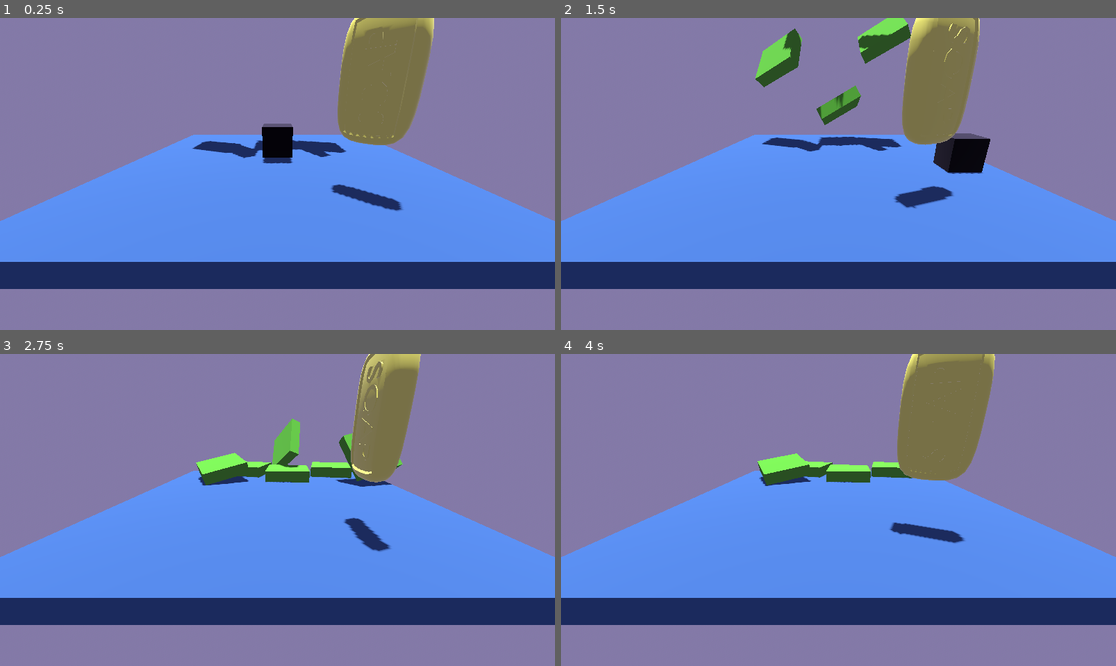
Above: before the commit, frames 1-4 (two rows, left to right).
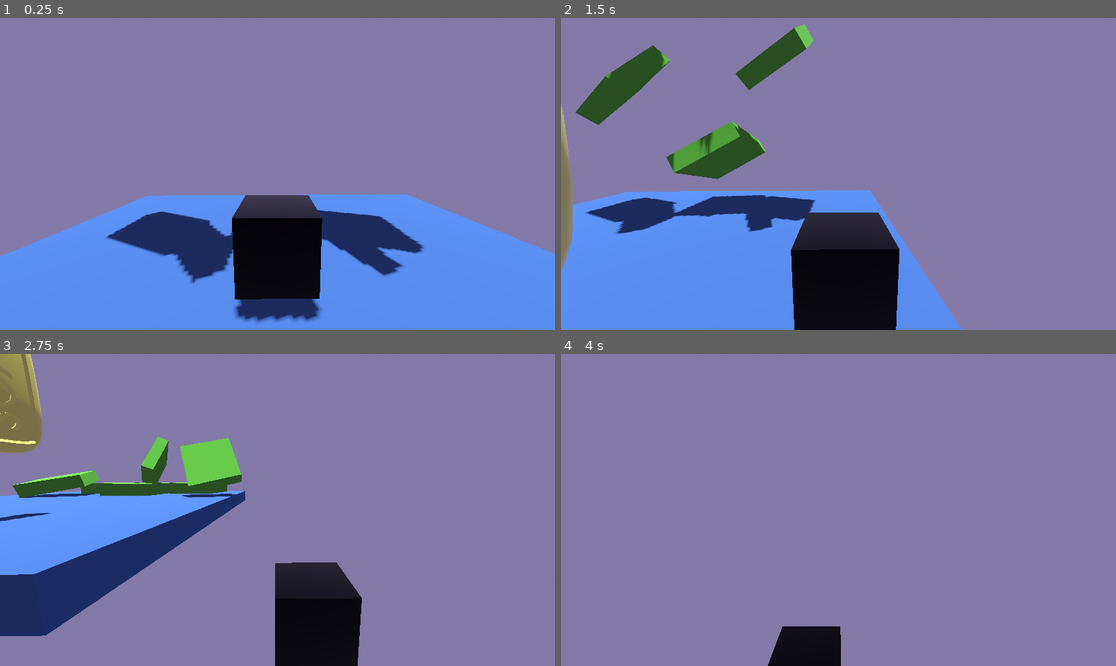
Above: after the commit, the same moments.

Repository: CocolinoFan/TuxsEscape
Game: Godot game, scene res://scenes/Level1.tscn
The game is run twice, just before and just after one commit, with the same random seed, the same clock (stepped at 60 frames per second) and the same inputs. The project has no main scene, so this scene is started directly.
Inputs:
- Up to frame 1 (0.25 s): no input
- Up to frame 2 (1.5 s): tap Enter (ui_accept) at 0.5, 0.77 s; hold Right (ui_right) 0.53-1.28 s; hold Down (ui_down) from 1.28 s (still down)
- Up to frame 3 (2.75 s): tap Enter (ui_accept) at 1.52 s; release Down (ui_down) at 2.03 s; hold Right (ui_right) from 2.03 s (still down)
- Up to frame 4 (4 s): release Right (ui_right) at 2.78 s; hold Up (ui_up) 2.78-3.53 s; tap Enter (ui_accept) at 3.02, 3.77 s; hold Left (ui_left) from 3.53 s (still down)

The runs differ from the first frame. In frame 1, 50% of the frame differs, in the area x 0-100%, y 0-100%; in frame 2, 52%; in frame 3, 49%; in frame 4, 48%.

Commit message:
Added better camera to follow Tux

Diff:
--- a/scenes/Level1.tscn
+++ b/scenes/Level1.tscn
@@ -19,9 +19,6 @@
 
 [node name="WorldEnvironment" type="WorldEnvironment" parent="."]
 environment = ExtResource("1_u673u")
-
-[node name="Camera3D" type="Camera3D" parent="."]
-transform = Transform3D(1, 0, 0, 0, 0.9355, 0.353328, 0, -0.353328, 0.9355, 0, 2.08386, 7.15546)
 
 [node name="DirectionalLight3D" type="DirectionalLight3D" parent="."]
 transform = Transform3D(0.93251, -0.361115, 0.00455019, -0.0372086, -0.0835365, 0.99581, -0.359222, -0.928772, -0.0913352, 3.2587, 3.43515, -0.122343)
--- a/scenes/tux.gd
+++ b/scenes/tux.gd
@@ -9,6 +9,7 @@
 
 
 func _physics_process(delta):
+
 	# Add the gravity.
 	if not is_on_floor():
 		velocity.y -= gravity * delta
@@ -30,4 +31,7 @@
 
 	move_and_slide()
 
+	#Make camera controller match the position of the character movement
+	$Camera_Controller.position = lerp($Camera_Controller.position, position, 0.15)
+
 #Remeber to credit Larry lewing@isc.tamu.edu for makeing the tux image
--- a/scenes/tux.tscn
+++ b/scenes/tux.tscn
@@ -20,3 +20,12 @@
 
 [node name="CollisionShape3D" type="CollisionShape3D" parent="."]
 shape = SubResource("BoxShape3D_wd1wr")
+
+[node name="Camera_Controller" type="Node3D" parent="."]
+top_level = true
+
+[node name="Camera_Target" type="Node3D" parent="Camera_Controller"]
+transform = Transform3D(0.999986, 0.00503385, -0.00135367, -0.00476655, 0.988143, 0.153463, 0.00211011, -0.153454, 0.988154, 0.00534711, 1.26426, 2.64781)
+
+[node name="Camera3D" type="Camera3D" parent="Camera_Controller/Camera_Target"]
+current = true
